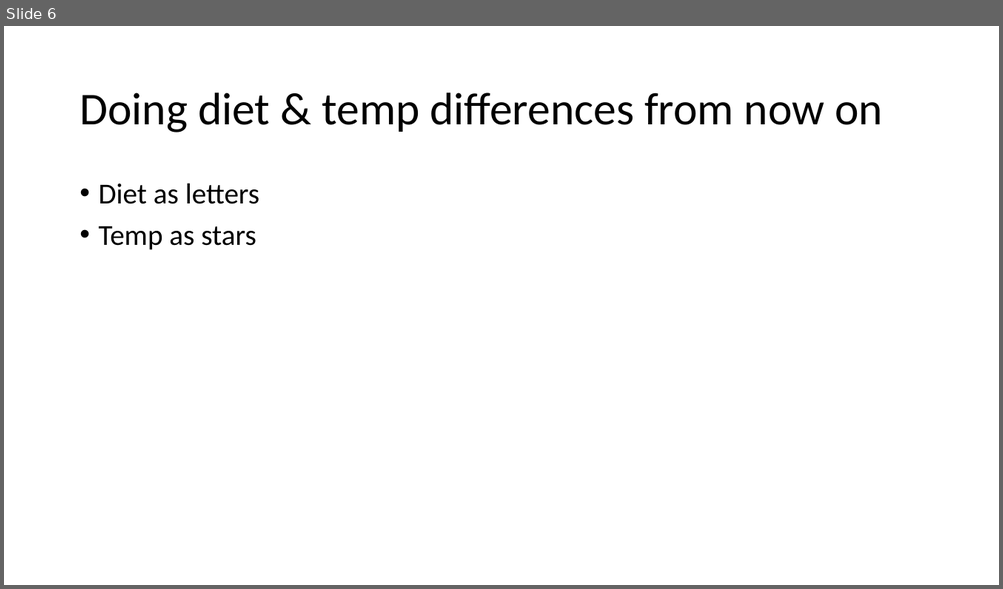
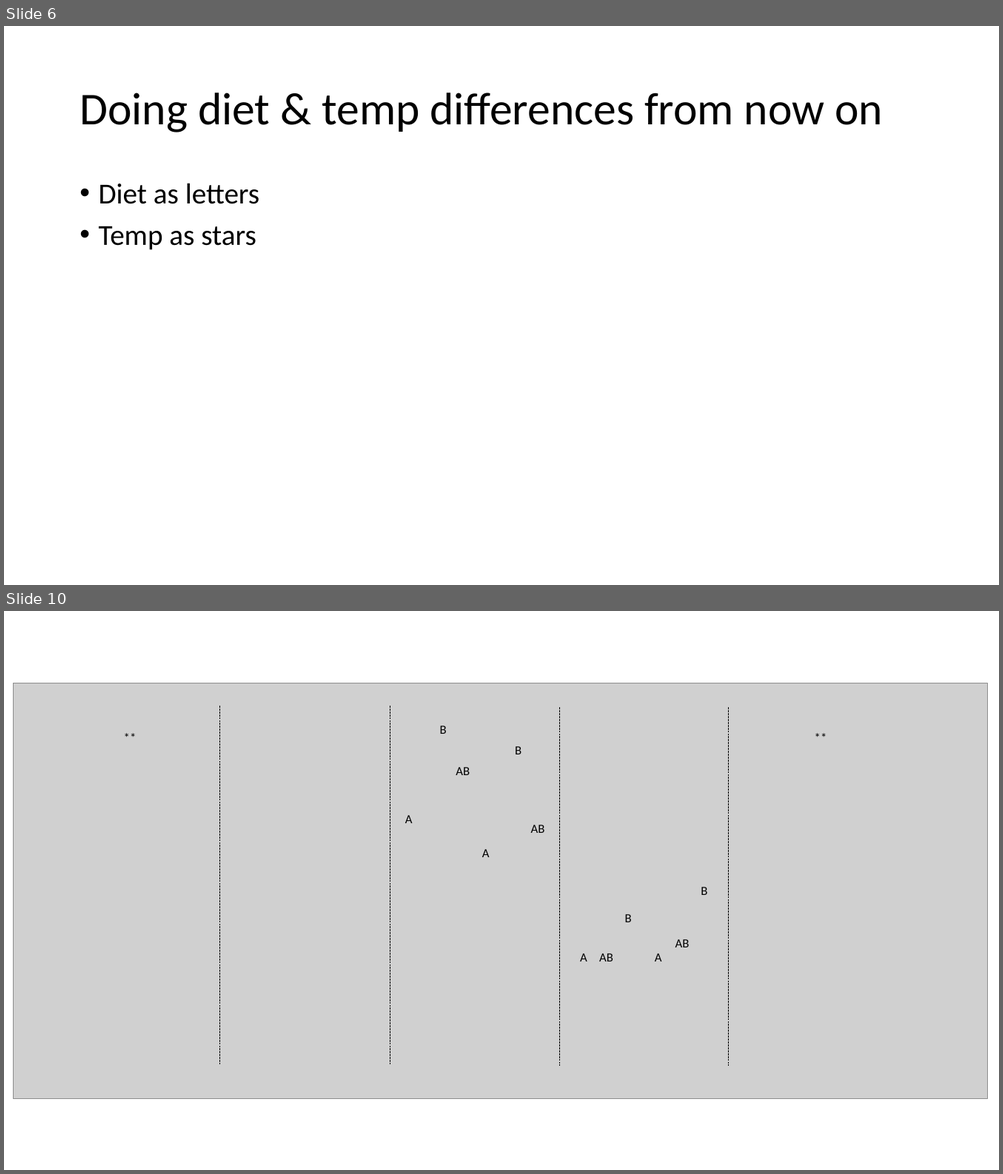
Before and after one commit to AimeeCloete/parechinus, a slide deck: graphs/stats on graphs.pptx. Shown one above the other, each under a label of ours: slide 6 before the commit, slides 6 and 10 after it; the slides between them are not shown. The pictures are 1003x589 and 1003x1174 pixels, drawn with LibreOffice and Linux fonts; fonts in the diff are those of the drawing; grey boxes stand for pictures. Boxes give left, top, right and bottom in pixels: in the first picture for what was removed or moved away, otherwise in the second. Text is boxed around its words. In the diff, an @@ line names an element or a change of style, - is before the commit and + after.

```diff
--- a/graphs/stats on graphs.pptx
+++ b/graphs/stats on graphs.pptx
@@ slide 10 added at (4,611,999,1170), background #FFFFFF @@
@@ picture added at (13,684,987,1099) @@
@@ group added at (219,706,728,1066): 4 lines @@
@@ text added at (116,726,145,749), 12 pt, text #000000 @@
+**
@@ text added at (440,726,447,734), 12 pt, text #000000 @@
+B
@@ text added at (807,726,835,749), 12 pt, text #000000 @@
+**
@@ text added at (515,746,521,755), 12 pt, text #000000 @@
+B
@@ text added at (455,767,469,775), 12 pt, text #000000 @@
+AB
@@ text added at (405,815,412,823), 12 pt, text #000000 @@
+A
@@ text added at (531,825,545,833), 12 pt, text #000000 @@
+AB
@@ text added at (482,849,489,857), 12 pt, text #000000 @@
+A
@@ text added at (700,887,707,895), 12 pt, text #000000 @@
+B
@@ text added at (625,914,632,923), 12 pt, text #000000 @@
+B
@@ text added at (675,940,689,948), 12 pt, text #000000 @@
+AB
@@ text added at (580,954,587,962), 12 pt, text #000000 @@
+A
@@ text added at (599,954,613,962), 12 pt, text #000000 @@
+AB
@@ text added at (654,954,662,962), 12 pt, text #000000 @@
+A
```
Also in this commit, not shown: 1 slide changed, 2 other slides added, 23 other files.
